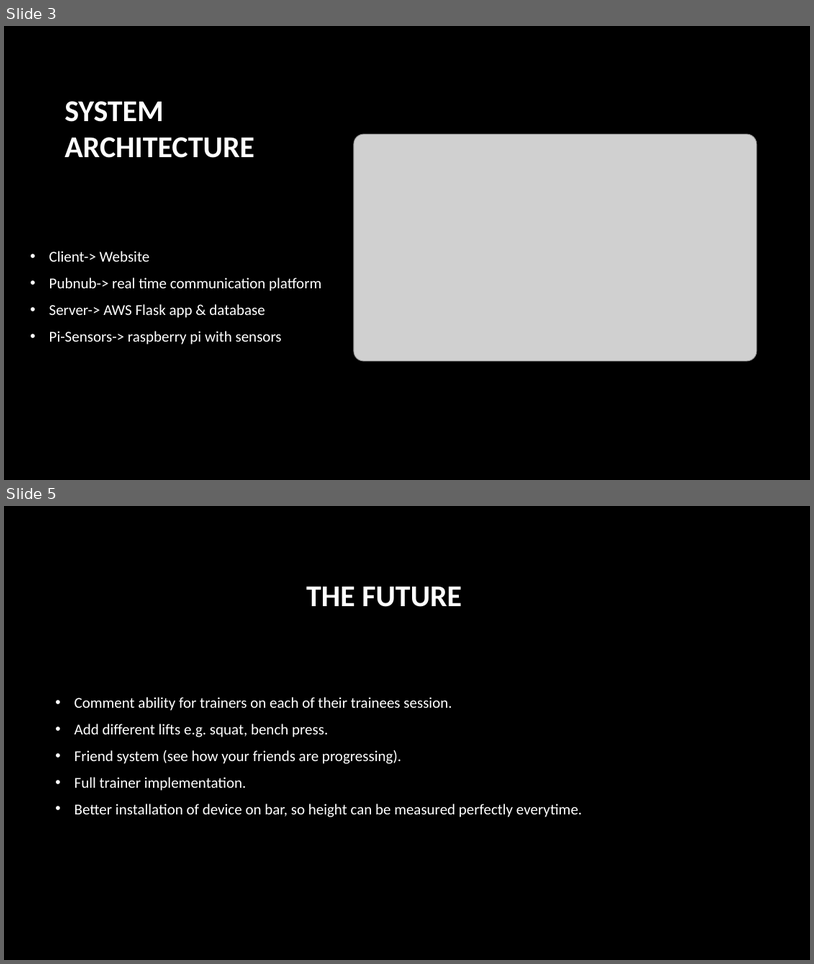
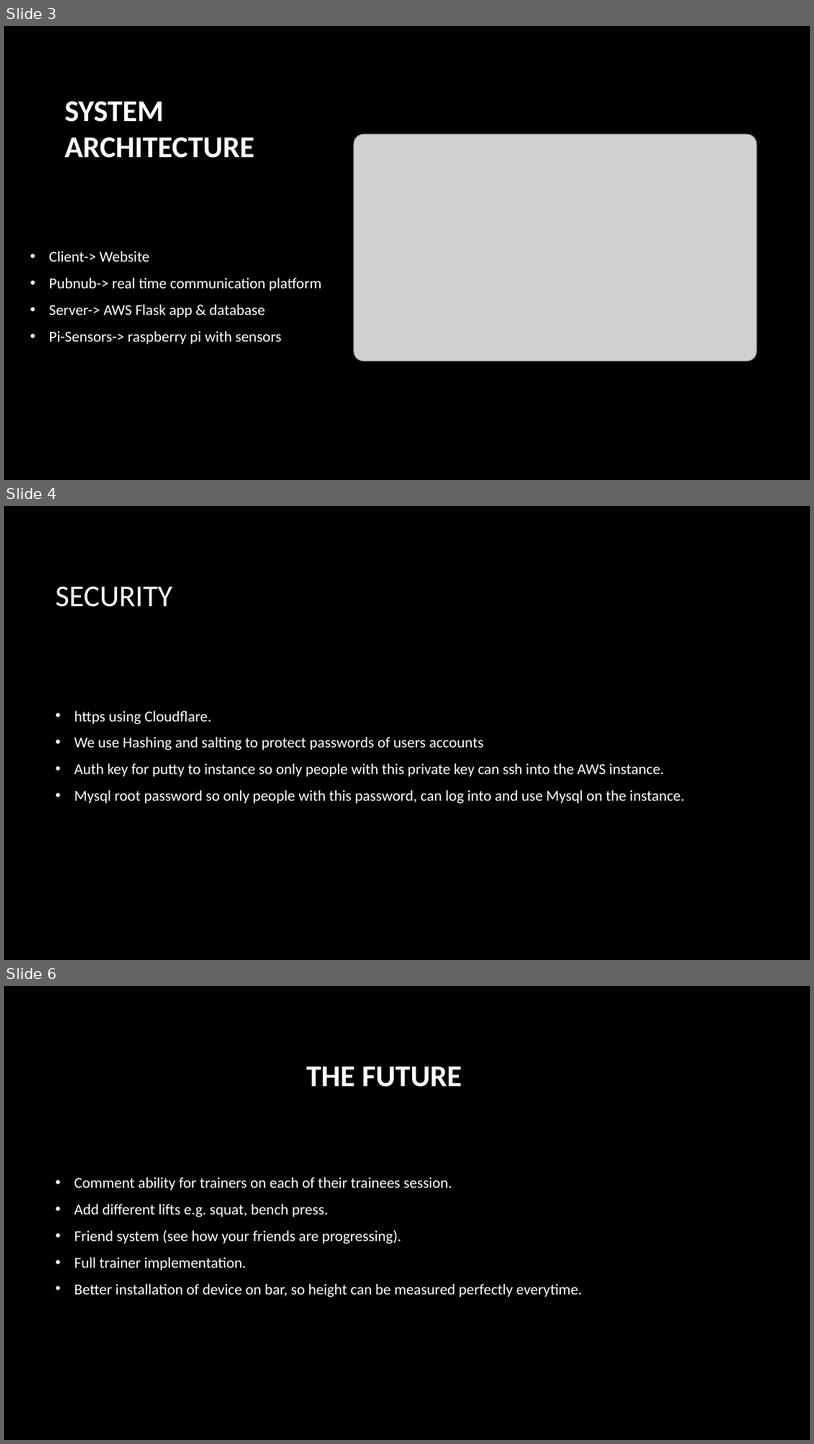
Before and after one commit to MarkByrneDKIT/SetStats, a slide deck: SetStats_finalScreenCast.pptx. Shown one above the other, each under a label of ours: slides 3 and 5 before the commit, slides 3, 4 and 6 after it; the slides between them are not shown. The pictures are 814x964 and 814x1444 pixels, drawn with LibreOffice and Linux fonts; fonts in the diff are those of the drawing; grey boxes stand for pictures; background and template pictures are left out. Boxes give left, top, right and bottom in pixels: in the first picture for what was removed or moved away, otherwise in the second. Text is boxed around its words. In the diff, an @@ line names an element or a change of style, - is before the commit and + after.

Commit message:
Added Contribution/ Security Page

```diff
--- a/SetStats_finalScreenCast.pptx
+++ b/SetStats_finalScreenCast.pptx
@@ slide 4 added at box(4, 506, 810, 960), background picture (left out) @@
@@ title added at box(55, 586, 172, 607), 36 pt, text #FFFFFF @@
+SECURITY
@@ text added at box(75, 710, 684, 803), 18 pt, text #FFFFFF @@
+• https using Cloudflare.
+• We use Hashing and salting to protect passwords of users accounts
+• Auth key for putty to instance so only people with this private key can ssh into the AWS instance.
+• Mysql root password so only people with this password, can log into and use Mysql on the instance.
@@ what was slide 5 is now slide 6 @@
```
Also in this commit, not shown: 2 slides changed.
